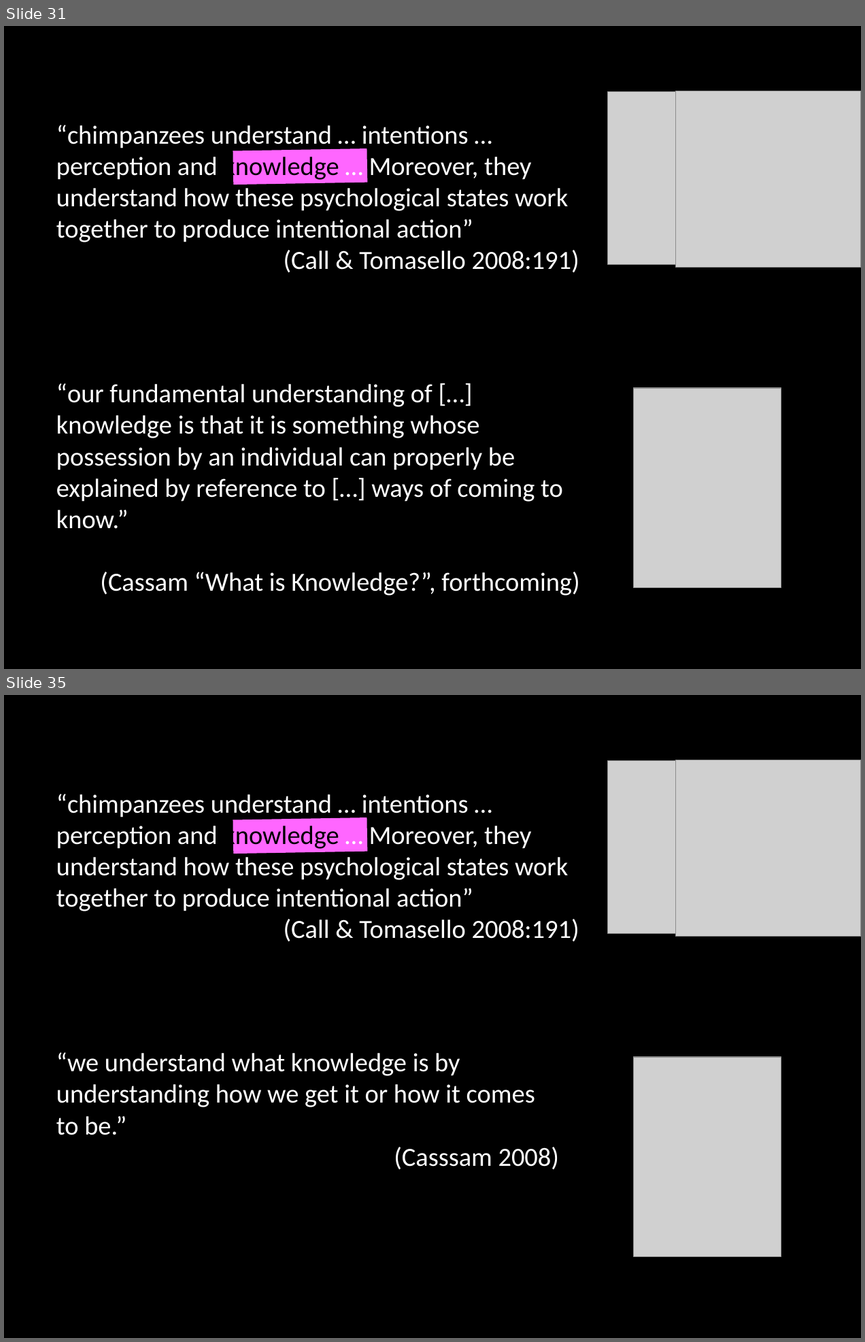
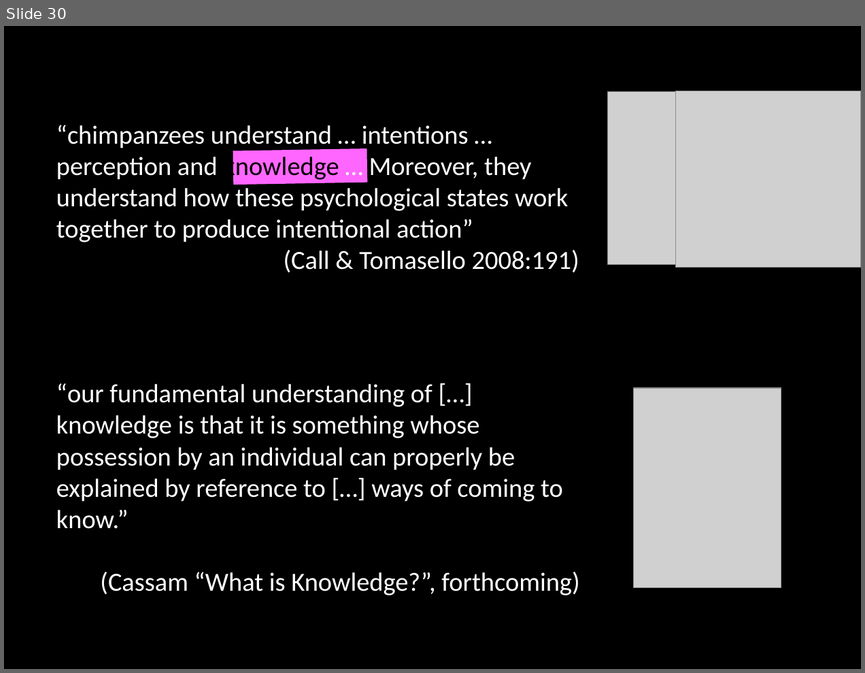
Before and after one commit to butterfill/minimal-theory-of-mind-cuny, a slide deck: minimal theory of mind cuny 03.pptx. Shown one above the other, each under a label of ours: slides 31 and 35 before the commit, slide 30 after it; the slides between them are not shown. The pictures are 865x1342 and 865x673 pixels, drawn with LibreOffice and Linux fonts; fonts in the diff are those of the drawing; grey boxes stand for pictures. Boxes give left, top, right and bottom in pixels: in the first picture for what was removed or moved away, otherwise in the second. Text is boxed around its words. In the diff, an @@ line names an element or a change of style, - is before the commit and + after.

```diff
--- a/minimal theory of mind cuny 03.pptx
+++ b/minimal theory of mind cuny 03.pptx
@@ slide 35 removed at (x1=4, y1=695, x2=861, y2=1338), background #000000 @@
@@ picture removed at (x1=608, y1=761, x2=738, y2=934) @@
@@ picture removed at (x1=676, y1=760, x2=861, y2=936) @@
@@ text removed at (x1=56, y1=794, x2=579, y2=941) @@
-“chimpanzees understand … intentions … perception and knowledge … Moreover, they understand how these psychological states work together to produce intentional action”
-(Call & Tomasello 2008:191)
@@ rectangle removed at (x1=232, y1=817, x2=366, y2=853) @@
@@ text removed at (x1=56, y1=1052, x2=560, y2=1169) @@
-“we understand what knowledge is by understanding how we get it or how it comes to be.”
-(Casssam 2008)
@@ picture removed at (x1=634, y1=1057, x2=781, y2=1256) @@
@@ what was slide 31 is now slide 30 @@
```
Also in this commit, not shown: 2 slides changed, 11 slides added, 16 other slides removed, 5 other files.
